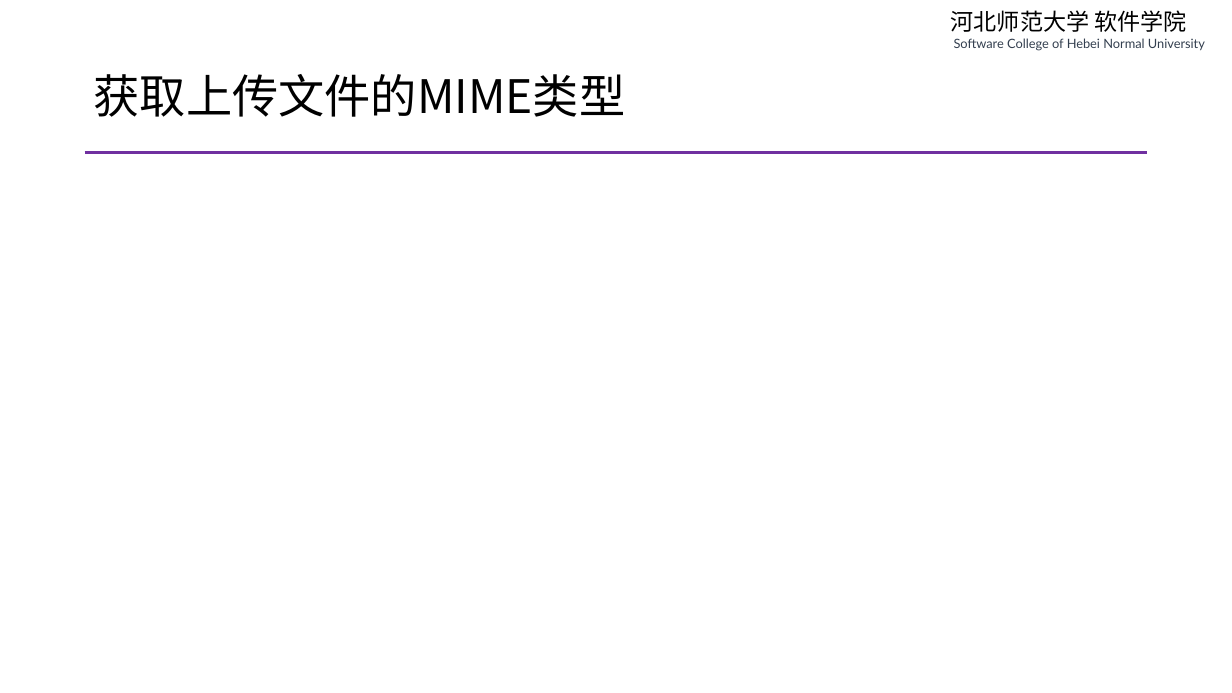
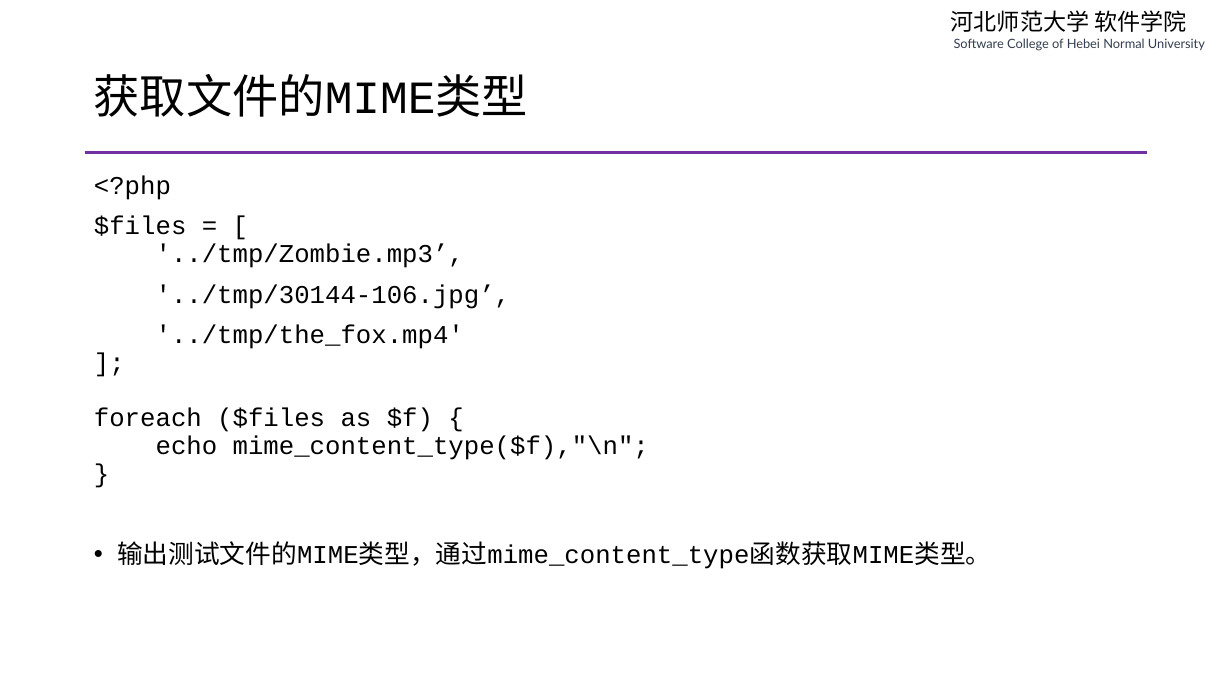
Before and after one commit to edu2act/course-php-serverside-development-on-linux, a slide deck: slide 9 of materials/slides/ch17-php-how-to.pptx. Drawn at 1232x693 pixels with LibreOffice and Linux fonts; fonts in the diff are those of the drawing. Boxes give left, top, right and bottom in pixels: in the first picture for what was removed or moved away, otherwise in the second. Text is boxed around its words. In the diff, an @@ line names an element or a change of style, - is before the commit and + after.

```diff
--- a/materials/slides/ch17-php-how-to.pptx
+++ b/materials/slides/ch17-php-how-to.pptx
@@ title at (94,74,528,117): text changed; font Noto Sans CJK SC to Courier New @@
-获取上传文件的MIME类型
+获取文件的MIME类型
@@ text added at (94,175,991,569), 20 pt, text #000000 @@
+<?php
+$files = [
+'../tmp/Zombie.mp3’,
+'../tmp/30144-106.jpg’,
+'../tmp/the_fox.mp4'
+];
+foreach ($files as $f) {
+echo mime_content_type($f),"\n";
+}
+• 输出测试文件的MIME类型，通过mime_content_type函数获取MIME类型。
```
Also in this commit, not shown: 8 other slides changed, 3 slides added, 3 slides removed, 14 other files.
